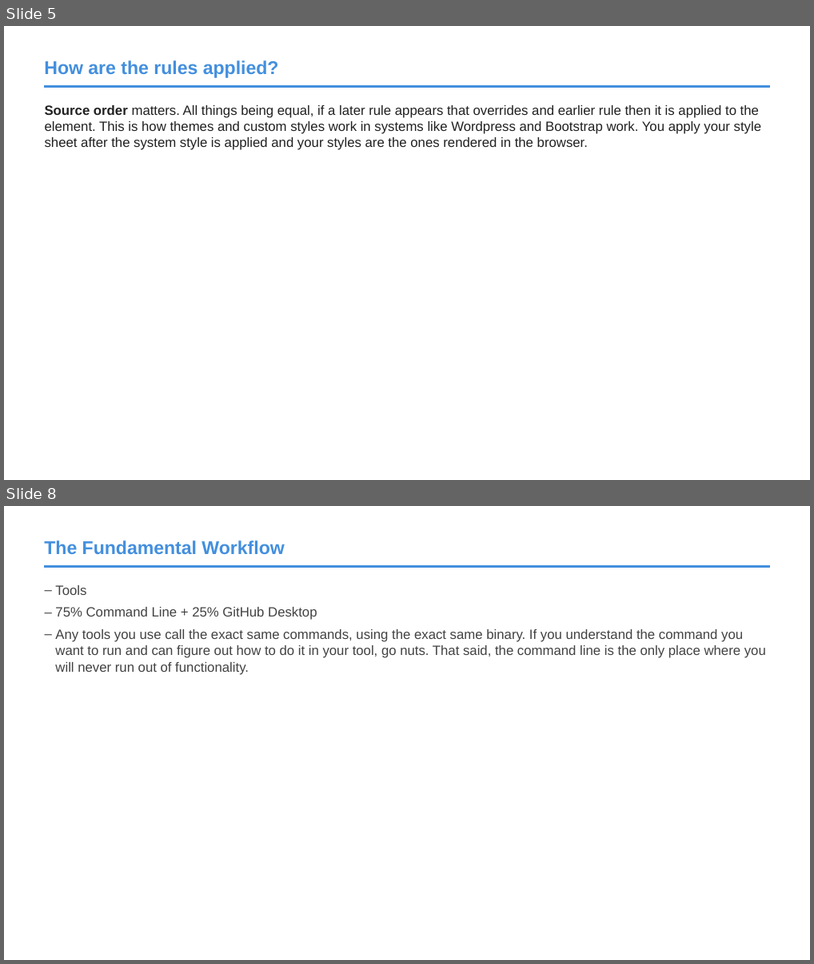
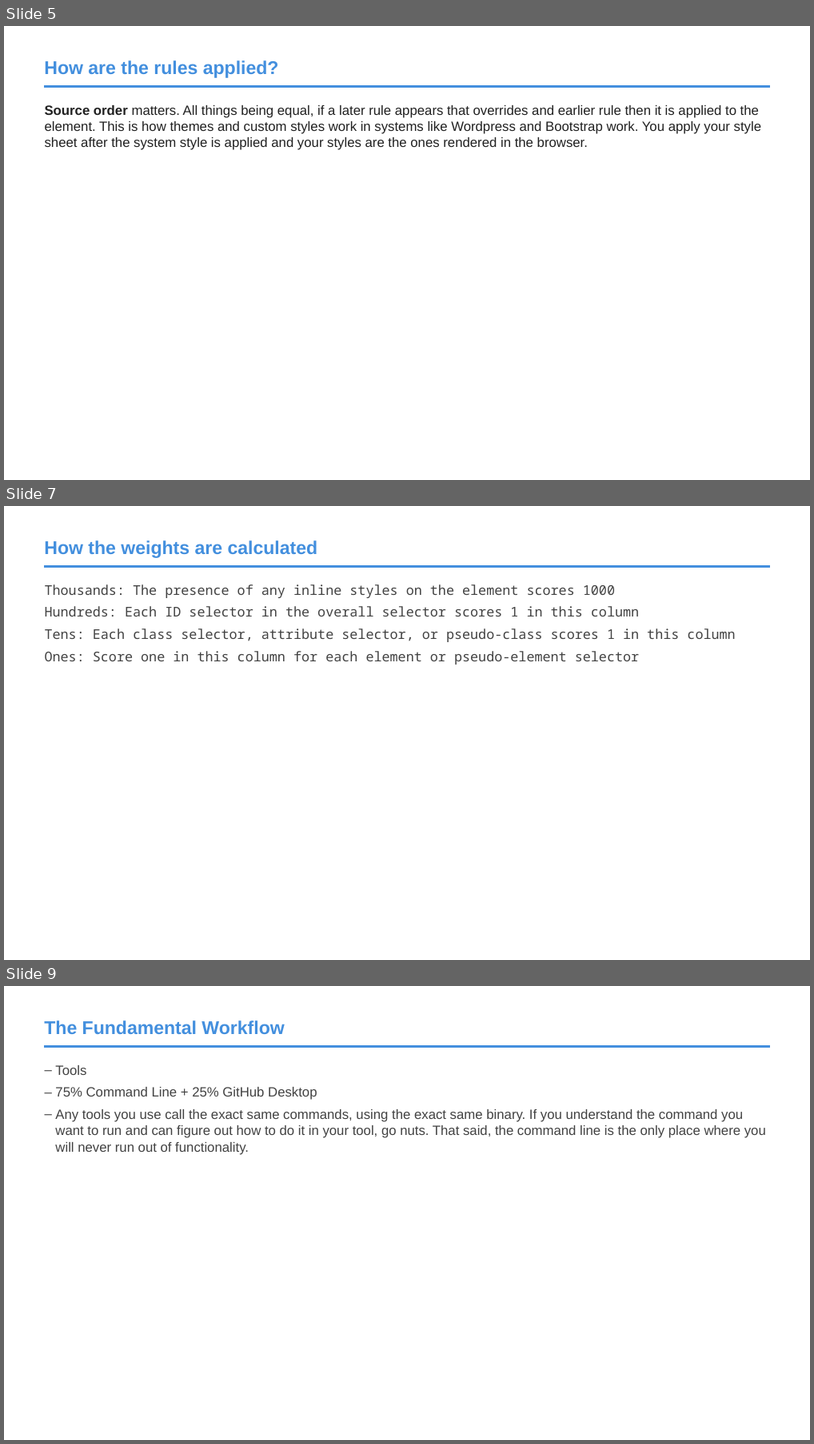
Before and after one commit to roblarsen/rob-larsen-presentations, a slide deck: css-bootstrap.pptx. Shown one above the other, each under a label of ours: slides 5 and 8 before the commit, slides 5, 7 and 9 after it; the slides between them are not shown. The pictures are 814x964 and 814x1444 pixels, drawn with LibreOffice and Linux fonts; fonts in the diff are those of the drawing; background and template pictures are left out. Boxes give left, top, right and bottom in pixels: in the first picture for what was removed or moved away, otherwise in the second. Text is boxed around its words. In the diff, an @@ line names an element or a change of style, - is before the commit and + after.

```diff
--- a/css-bootstrap.pptx
+++ b/css-bootstrap.pptx
@@ slide 7 added at (4, 506, 810, 960), background #FFFFFF; not listed: 1 template element that a slide beside it also shows @@
@@ title added at (44, 540, 318, 558), 22 pt, text #438FDE, bold @@
+How the weights are calculated
@@ text added at (45, 584, 735, 664), 16 pt, text #424242 @@
+Thousands: The presence of any inline styles on the element scores 1000
+Hundreds: Each ID selector in the overall selector scores 1 in this column
+Tens: Each class selector, attribute selector, or pseudo-class scores 1 in this column
+Ones: Score one in this column for each element or pseudo-element selector
@@ what was slide 8 is now slide 9 @@
```
Also in this commit, not shown: 2 slides changed.
